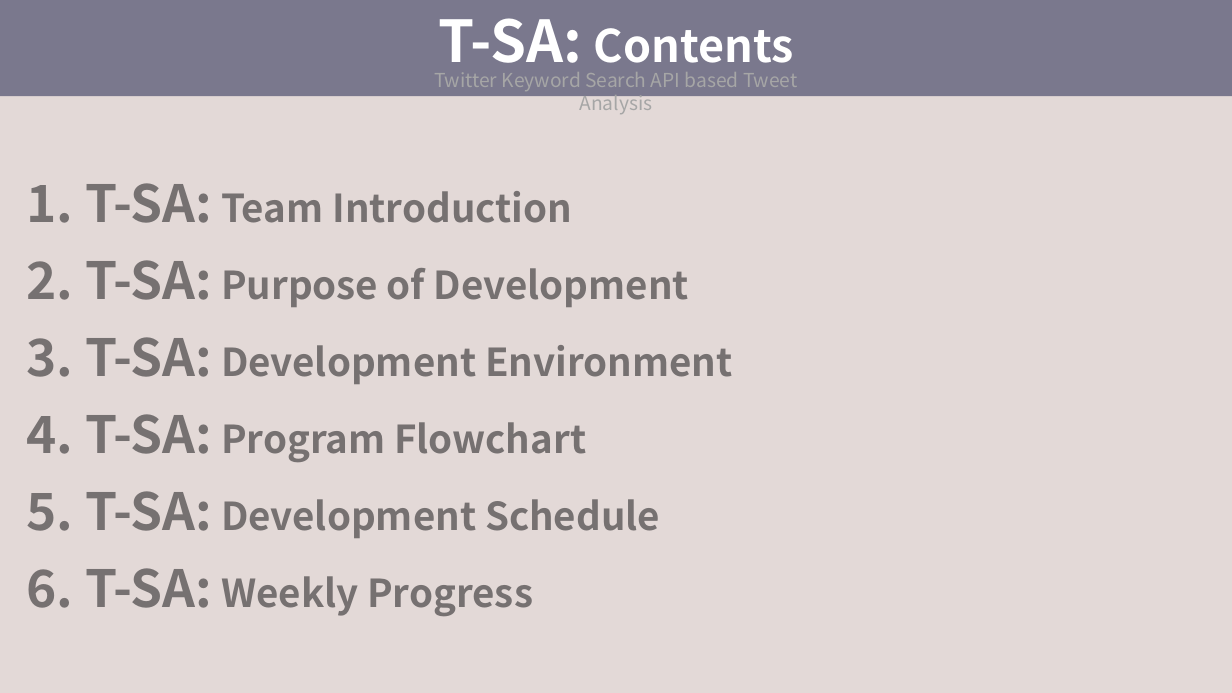
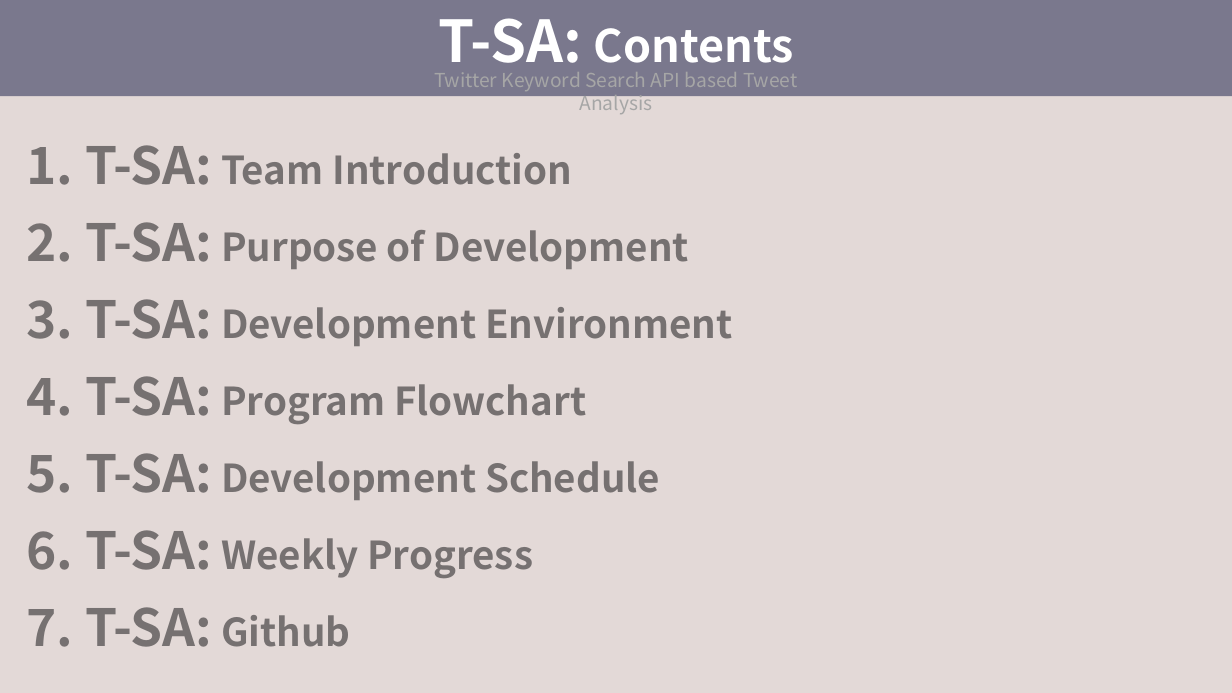
Before and after one commit to SeokJune/BigData_VI_T-SA, a slide deck: slide 2 of 00.Doc/제출용 문서/4조_브이아이.pptx. Drawn at 1232x693 pixels with LibreOffice and Linux fonts; fonts in the diff are those of the drawing. Boxes give left, top, right and bottom in pixels: in the first picture for what was removed or moved away, otherwise in the second. Text is boxed around its words. In the diff, an @@ line names an element or a change of style, - is before the commit and + after.

```diff
--- a/00.Doc/제출용 문서/4조_브이아이.pptx
+++ b/00.Doc/제출용 문서/4조_브이아이.pptx
@@ text in rectangle at [27, 607, 350, 647]: paragraph added @@
+7. T-SA: Github
```
Also in this commit, not shown: 12 other slides changed, 24 slides added, 4 slides removed.
